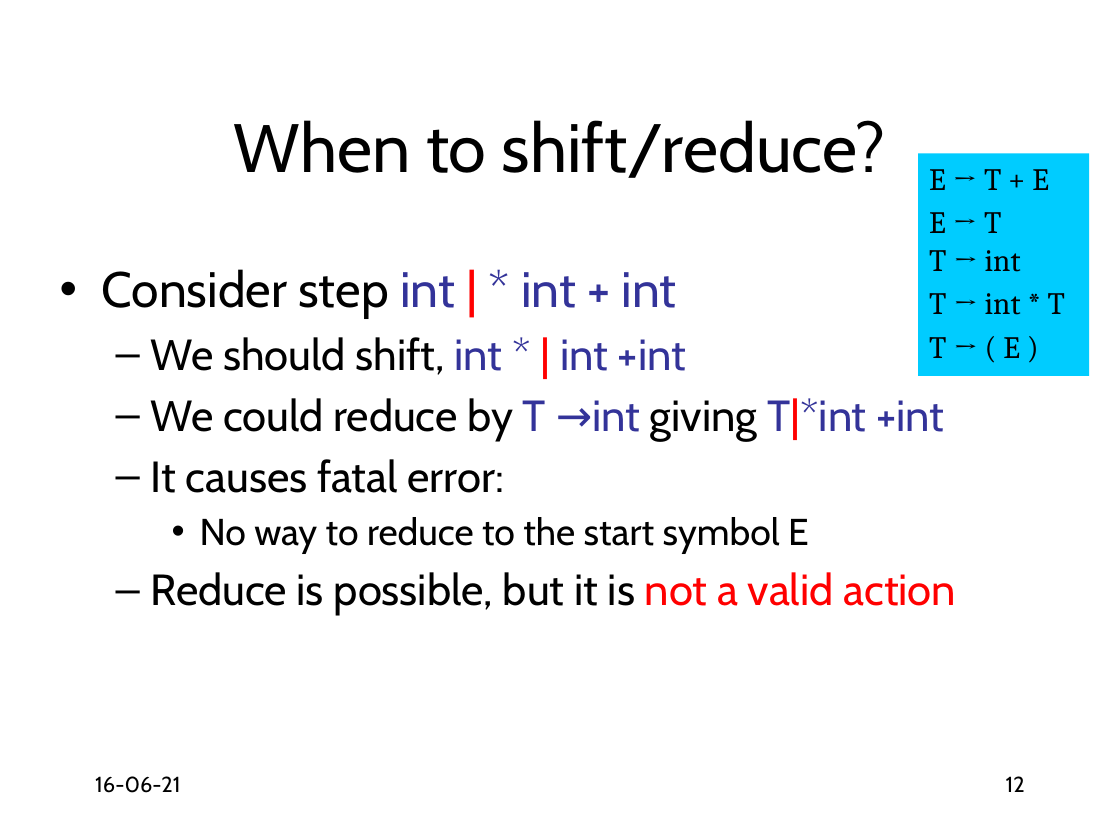
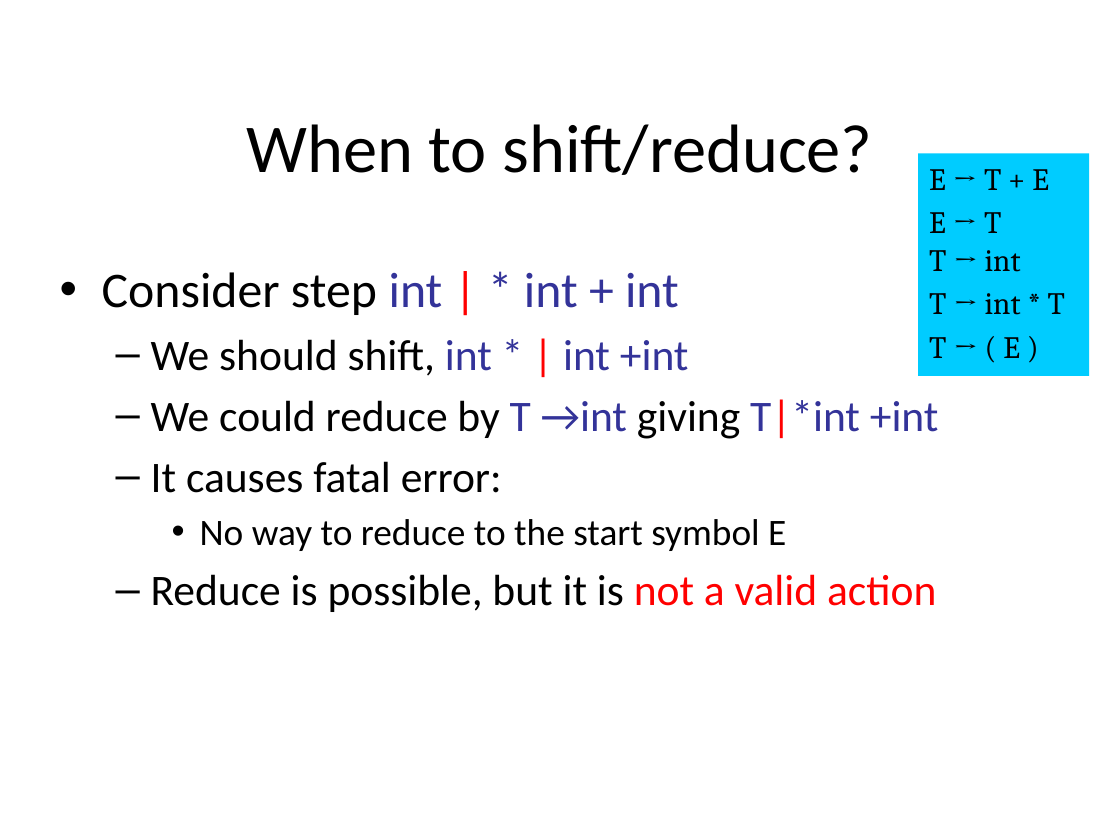
Before and after one commit to anoopsarkar/compilers-class, a slide deck: slide 12 of assets/ppt/parsing/lr1-shift-reduce-parsing.pptx. Drawn at 1120x840 pixels with LibreOffice and Linux fonts; fonts in the diff are those of the drawing. Boxes give left, top, right and bottom in pixels: in the first picture for what was removed or moved away, otherwise in the second. Text is boxed around its words. In the diff, an @@ line names an element or a change of style, - is before the commit and + after.

```diff
--- a/assets/ppt/parsing/lr1-shift-reduce-parsing.pptx
+++ b/assets/ppt/parsing/lr1-shift-reduce-parsing.pptx
@@ title "When to shift/reduce?" at box(246, 124, 872, 175): font Cabin to Calibri @@
@@ text "Consider step int | * ..." at box(102, 272, 939, 612): font Cabin to Calibri @@
@@ text removed at box(95, 776, 180, 793) @@
-16-06-21
@@ page number removed at box(1006, 776, 1025, 792) @@
-12
```
Also in this commit, not shown: 15 other slides changed, 2 other files.
